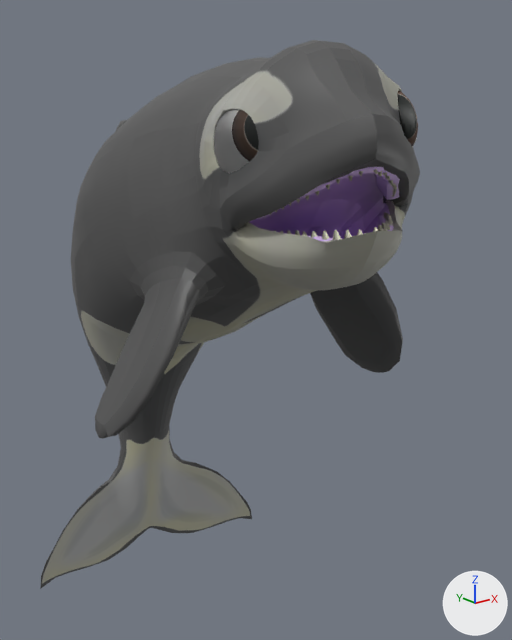
Before and after pictures for a commit that changed the FBX model FirstPersonWhale/Assets/Animation/scarlet_stop_pointing_left.fbx.
One viewpoint serves both versions: a 50 mm camera at (-1.47, -2.41, 0.65) aimed at (-0.02, -0.6, -0.08). The lights are fixed; the arrows at lower right show +X, +Y and +Z. Both versions are drawn at frame 36 of the action 'Take 001'; the numbers are the values there.

In view in the first picture: 'luna:gum_lower', 'luna:gum_upper', 'luna:left_eye_geo', 'luna:luna_geo', 'luna:right_eye_geo', 'luna:teeth_lower', 'luna:teeth_upper'.
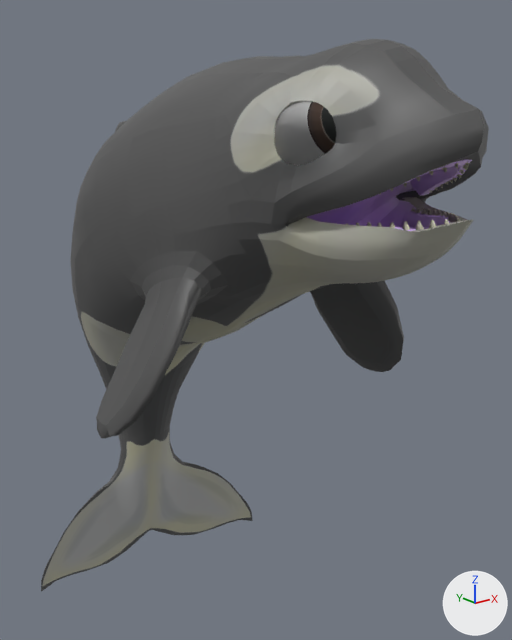
Scene script edits in JSON lines:
```json
{"block": "bone_luna_center_neck_bind_joint", "where": "bone_luna_center_neck_bind_joint = bpy.data.objects['Armature'].pose.bones['luna:center_neck_bind_joint']  # child of 'luna:center_root_bind_joint'"}
{"op": "set", "path": "bone_luna_center_neck_bind_joint.rotation_quaternion", "old": "(0.992, -0.011, -0.105, 0.062)", "new": "(0.996, -0.019, 0.056, 0.066)", "note": "degrees (-2, -12, 7) -> degrees (-2, 7, 7)"}
```

Location of each change, [x1, y1, x2, y2] in pixels of the pictures (512 x 640 px):
```json
{"object": "luna:luna_geo", "change": "posed", "before": [40, 40, 420, 589], "after": [41, 39, 489, 592], "on screen": "18% wider"}
{"object": "luna:gum_upper", "change": "posed", "before": [257, 167, 400, 219], "after": [403, 159, 472, 196]}
{"object": "luna:teeth_lower", "change": "posed", "before": [275, 212, 393, 240], "after": [336, 208, 460, 230]}
{"object": "luna:gum_lower", "change": "posed", "before": [308, 215, 394, 241], "after": [395, 211, 450, 231]}
{"object": "luna:teeth_upper", "change": "posed", "before": [269, 169, 397, 215], "after": [380, 162, 469, 195]}
{"bone": "luna:center_neck_bind_joint", "before": "(275, 183) to (270, 127)", "after": "(276, 182) to (271, 126)"}
```
